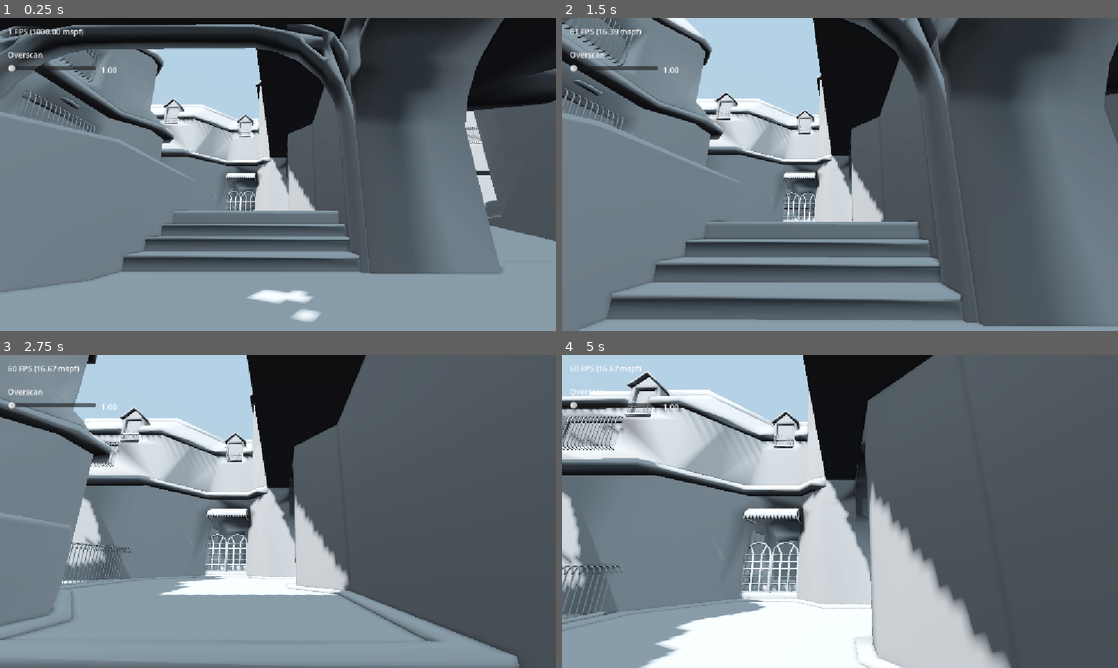
Above: before the commit, frames 1-4 (two rows, left to right).
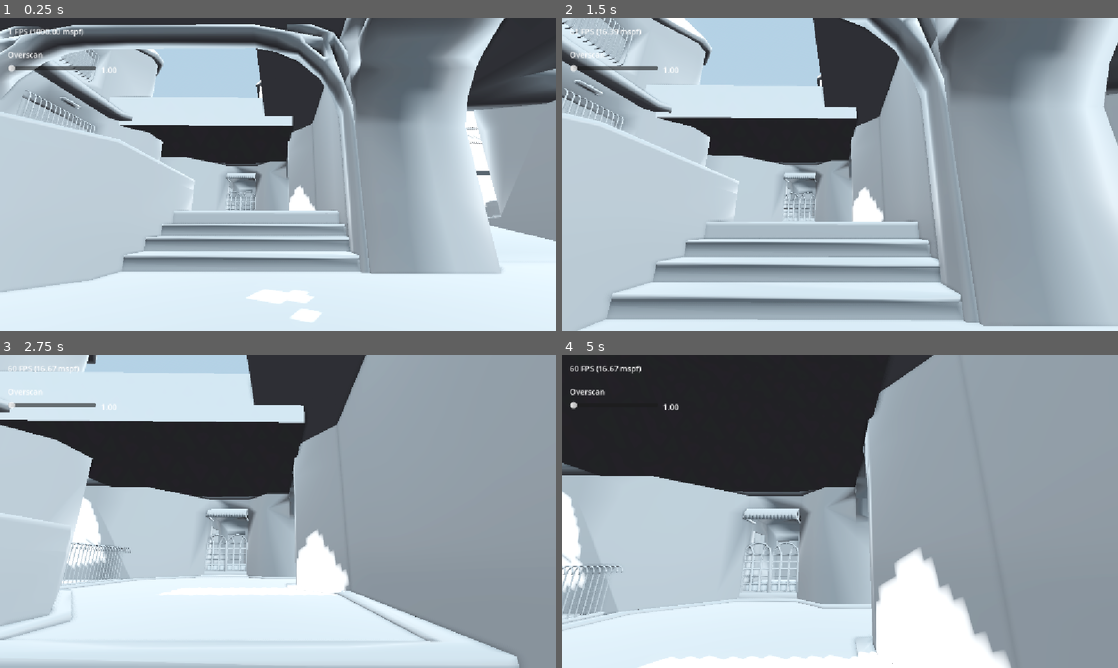
Above: after the commit, the same moments.

Repository: Calinou/godot-overscan-demo
Game: Godot game, scene res://test.tscn
The game is run twice, just before and just after one commit, with the same random seed, the same clock (stepped at 60 frames per second) and the same inputs.
Inputs:
- Up to frame 1 (0.25 s): no input
- Up to frame 2 (1.5 s): hold Space (toggle_animation) 0.53-1.28 s; tap Space (toggle_animation) at 1.35 s
- Up to frame 3 (2.75 s): hold Space (toggle_animation) from 2.03 s (still down)
- Up to frame 4 (5 s): release Space (toggle_animation) at 2.78 s; tap Space (toggle_animation) at 2.85, 4.35 s; hold Space (toggle_animation) 3.53-4.28 s

The runs differ from the first frame. In frame 1, 96% of the frame differs, in the area x 0-100%, y 0-100%; in frame 2, 94%; in frame 3, 94%; in frame 4, 91%.
Error in both runs: Invalid access to property or key 'playback_speed' on a base object of type 'AnimationPlayer'. (res://fps_label.gd:10)

Commit message:
Update project files for Godot 4.8.dev6

Diff:
--- a/project.godot
+++ b/project.godot
@@ -12,20 +12,44 @@
 
 config/name="Test Overscan"
 run/main_scene="res://test.tscn"
-config/features=PackedStringArray("4.0")
+config/features=PackedStringArray("4.8")
 
 [display]
 
+window/stretch/mode="canvas_items"
+window/stretch/aspect="expand"
+window/vsync/vsync_mode=0
 window/size/width=1280
 window/size/height=720
-window/vsync/vsync_mode=0
-window/stretch/mode="canvas_items"
-window/stretch/aspect="expand"
 
 [input]
 
 toggle_animation={
 "deadzone": 0.5,
-"events": [Object(InputEventKey,"resource_local_to_scene":false,"resource_name":"","device":0,"window_id":0,"store_command":true,"alt_pressed":false,"shift_pressed":false,"meta_pressed":false,"command_pressed":false,"pressed":false,"keycode":0,"physical_keycode":32,"unicode":0,"echo":false,"script":null)
-]
+"events": [Object(InputEventKey,
+"resource_local_to_scene": false,
+"resource_name": "",
+"device": 0,
+"window_id": 0,
+"alt_pressed": false,
+"shift_pressed": false,
+"ctrl_pressed": false,
+"meta_pressed": false,
+"pressed": false,
+"keycode": 0,
+"physical_keycode": 32,
+"key_label": 0,
+"unicode": 0,
+"location": 0,
+"echo": false,
+"script": null
+)]
 }
+
+[rendering]
+
+environment/ssao/quality=3
+environment/ssao/half_size=false
+environment/ssil/quality=3
+environment/ssil/half_size=false
+environment/screen_space_reflection/half_size=false
--- a/test.tscn
+++ b/test.tscn
@@ -11,15 +11,22 @@
 ground_horizon_color = Color(0.672549, 0.704902, 0.734314, 1)
 
 [sub_resource type="Sky" id="Sky_c6tlj"]
-sky_material = SubResource( "ProceduralSkyMaterial_v6wij" )
+sky_material = SubResource("ProceduralSkyMaterial_v6wij")
 
 [sub_resource type="Environment" id="Environment_uu443"]
 background_mode = 2
-sky = SubResource( "Sky_c6tlj" )
+sky = SubResource("Sky_c6tlj")
 tonemap_mode = 2
+ssr_enabled = true
+ssr_max_steps = 512
+ssr_fade_in = 0.0
+ssr_fade_out = 0.0
 ssao_enabled = true
 ssil_enabled = true
 glow_enabled = true
+
+[sub_resource type="StandardMaterial3D" id="StandardMaterial3D_6uqi0"]
+roughness = 0.1
 
 [sub_resource type="Animation" id="Animation_0fxsj"]
 length = 0.001
@@ -53,46 +60,53 @@
 "values": [Vector3(-0.355563, 2.96413, -1.63791), Vector3(-0.321401, 4.19105, 3.2091)]
 }
 
-[node name="Node3D" type="Node3D"]
+[sub_resource type="AnimationLibrary" id="AnimationLibrary_6uqi0"]
+_data = {
+&"RESET": SubResource("Animation_0fxsj"),
+&"move_camera": SubResource("Animation_l5n7k")
+}
 
-[node name="SubViewportContainer" type="SubViewportContainer" parent="."]
+[sub_resource type="BoxMesh" id="BoxMesh_6uqi0"]
+size = Vector3(6, 1, 6)
+
+[sub_resource type="StandardMaterial3D" id="StandardMaterial3D_ppyta"]
+metallic = 1.0
+roughness = 0.0
+
+[node name="Node3D" type="Node3D" unique_id=807106507]
+
+[node name="SubViewportContainer" type="SubViewportContainer" parent="." unique_id=1056780118]
+anchors_preset = 15
 anchor_right = 1.0
 anchor_bottom = 1.0
 stretch = true
-script = ExtResource( "2_vmsnt" )
-__meta__ = {
-"_edit_use_anchors_": false
-}
+script = ExtResource("2_vmsnt")
 
-[node name="SubViewport" type="SubViewport" parent="SubViewportContainer"]
+[node name="SubViewport" type="SubViewport" parent="SubViewportContainer" unique_id=2098242537]
 handle_input_locally = false
-size = Vector2i(1280, 720)
+scaling_3d_mode = 2
+fsr_sharpness = 2.0
+size = Vector2i(1152, 648)
 render_target_update_mode = 4
 
-[node name="Camera3D" type="Camera3D" parent="SubViewportContainer/SubViewport"]
+[node name="Camera3D" type="Camera3D" parent="SubViewportContainer/SubViewport" unique_id=906628630]
 transform = Transform3D(-0.999975, -0.00172942, -0.00683239, 0, 0.969426, -0.245382, 0.00704787, -0.245376, -0.969402, -0.355563, 2.96413, -1.63791)
 
-[node name="FPSLabel" type="Label" parent="."]
+[node name="FPSLabel" type="Label" parent="." unique_id=1069009828]
 offset_left = 16.0
 offset_top = 16.0
 offset_right = 56.0
 offset_bottom = 39.0
-script = ExtResource( "2_fxjr5" )
-__meta__ = {
-"_edit_use_anchors_": false
-}
+script = ExtResource("2_fxjr5")
 
-[node name="OverscanLabel" type="Label" parent="."]
+[node name="OverscanLabel" type="Label" parent="." unique_id=1382645426]
 offset_left = 16.0
 offset_top = 64.0
 offset_right = 89.0
 offset_bottom = 90.0
 text = "Overscan"
-__meta__ = {
-"_edit_use_anchors_": false
-}
 
-[node name="OverscanSlider" type="HSlider" parent="."]
+[node name="OverscanSlider" type="HSlider" parent="." unique_id=1480531990]
 offset_left = 16.0
 offset_top = 96.0
 offset_right = 199.0
@@ -101,23 +115,18 @@
 max_value = 1.25
 step = 0.01
 value = 1.0
-__meta__ = {
-"_edit_use_anchors_": false
-}
 
-[node name="Value" type="Label" parent="OverscanSlider"]
+[node name="Value" type="Label" parent="OverscanSlider" unique_id=2118042312]
+layout_mode = 0
 offset_left = 193.0
 offset_right = 233.0
 offset_bottom = 23.0
 text = "1.00"
-__meta__ = {
-"_edit_use_anchors_": false
-}
 
-[node name="WorldEnvironment" type="WorldEnvironment" parent="."]
-environment = SubResource( "Environment_uu443" )
+[node name="WorldEnvironment" type="WorldEnvironment" parent="." unique_id=236818259]
+environment = SubResource("Environment_uu443")
 
-[node name="DirectionalLight3D" type="DirectionalLight3D" parent="."]
+[node name="DirectionalLight3D" type="DirectionalLight3D" parent="." unique_id=460135780]
 transform = Transform3D(-0.855166, -0.348664, 0.383567, 0.1367, 0.56208, 0.815708, -0.500004, 0.749999, -0.43301, 0, 0, 0)
 shadow_enabled = true
 shadow_bias = 0.04
@@ -126,13 +135,17 @@
 directional_shadow_max_distance = 25.0
 directional_shadow_pancake_size = 22.0
 
-[node name="Zdm2" type="MeshInstance3D" parent="."]
-gi_mode = 1
-mesh = ExtResource( "1_4kcfx" )
+[node name="Zdm2" type="MeshInstance3D" parent="." unique_id=885530690]
+material_override = SubResource("StandardMaterial3D_6uqi0")
+mesh = ExtResource("1_4kcfx")
 
-[node name="AnimationPlayer" type="AnimationPlayer" parent="."]
-autoplay = "move_camera"
-anims/RESET = SubResource( "Animation_0fxsj" )
-anims/move_camera = SubResource( "Animation_l5n7k" )
+[node name="AnimationPlayer" type="AnimationPlayer" parent="." unique_id=1503264491]
+libraries/ = SubResource("AnimationLibrary_6uqi0")
+autoplay = &"move_camera"
+
+[node name="MeshInstance3D" type="MeshInstance3D" parent="." unique_id=47994317]
+transform = Transform3D(-0.9997998, 0.00048813058, -0.020002982, 0.0011363341, 0.99947417, -0.032406747, 0.019976642, -0.03242296, -0.99927455, 2.283081, 6.6516514, 7.222824)
+mesh = SubResource("BoxMesh_6uqi0")
+surface_material_override/0 = SubResource("StandardMaterial3D_ppyta")
 
 [connection signal="value_changed" from="OverscanSlider" to="SubViewportContainer" method="_on_overscan_slider_value_changed"]
Not shown, added: fps_label.gd.uid
Not shown, added: overscan.gd.uid
Not shown: 1 places in test.tscn that only renumber resources
Not shown, changed: zdm2.obj.import
Not shown, changed: README.md
